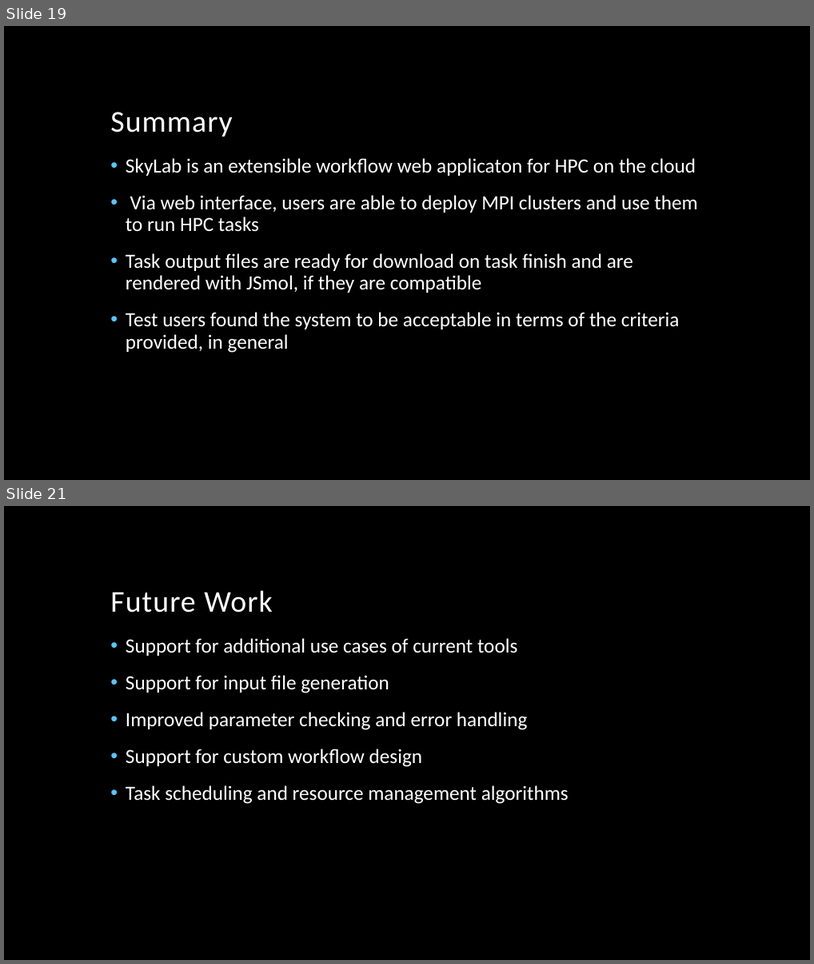
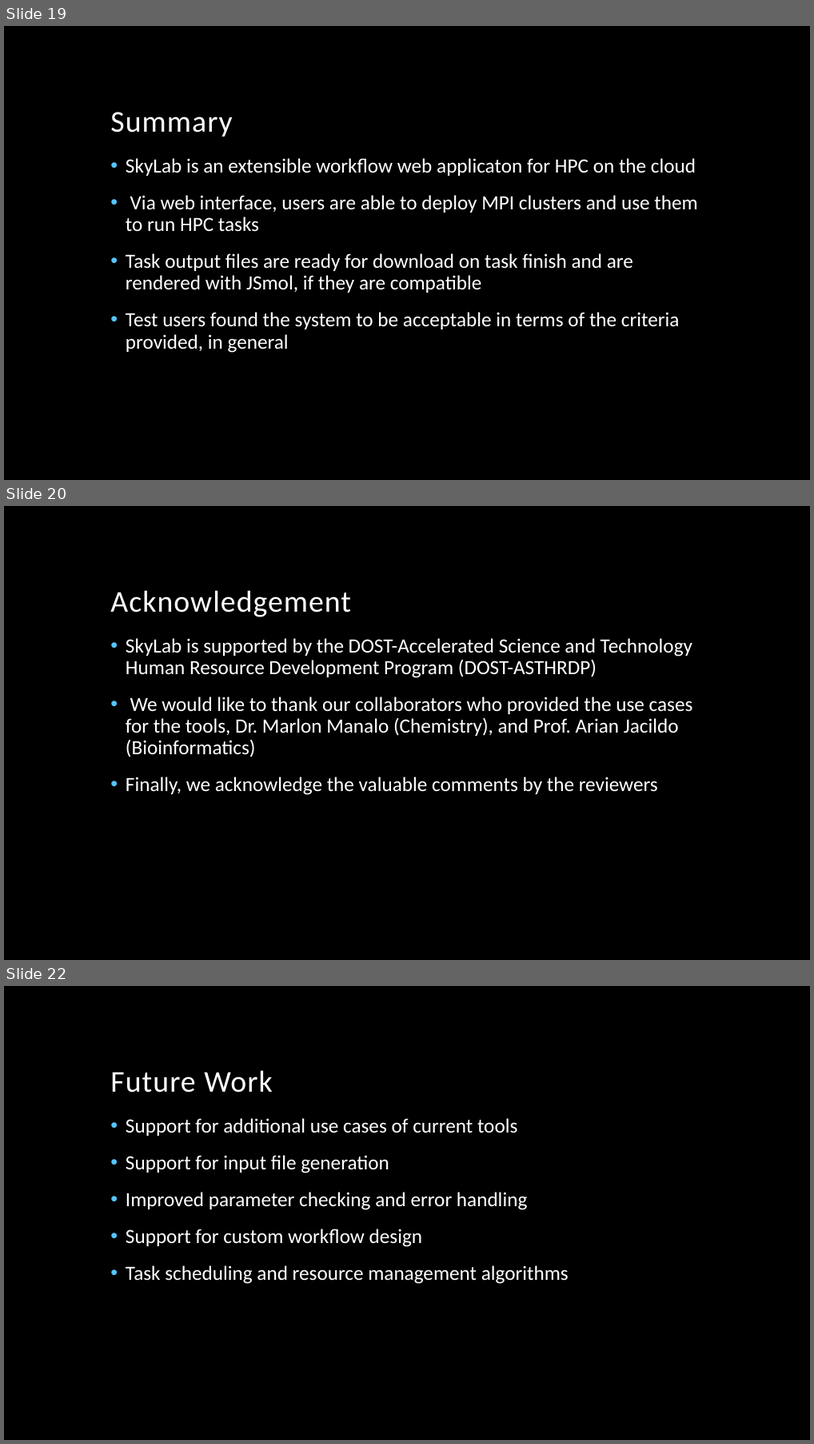
Before and after one commit to vincentpaul12/SkyLab-Files, a slide deck: pcsc_skylab.pptx. Shown one above the other, each under a label of ours: slides 19 and 21 before the commit, slides 19, 20 and 22 after it; the slides between them are not shown. The pictures are 814x964 and 814x1444 pixels, drawn with LibreOffice and Linux fonts; fonts in the diff are those of the drawing; background and template pictures are left out. Boxes give left, top, right and bottom in pixels: in the first picture for what was removed or moved away, otherwise in the second. Text is boxed around its words. In the diff, an @@ line names an element or a change of style, - is before the commit and + after.

```diff
--- a/pcsc_skylab.pptx
+++ b/pcsc_skylab.pptx
@@ slide 20 added at [4, 506, 810, 960], background picture (left out) @@
@@ title added at [110, 590, 351, 617], 36 pt, text #FFFFFF @@
+Acknowledgement
@@ text added at [126, 638, 694, 795], 24 pt, text #FFFFFF @@
+• SkyLab is supported by the DOST-Accelerated Science and Technology Human Resource Development Program (DOST-ASTHRDP)
+• We would like to thank our collaborators who provided the use cases for the tools, Dr. Marlon Manalo (Chemistry), and Prof. Arian Jacildo (Bioinformatics)
+• Finally, we acknowledge the valuable comments by the reviewers
@@ what was slide 21 is now slide 22 @@
```
Also in this commit, not shown: 1 slide changed.
